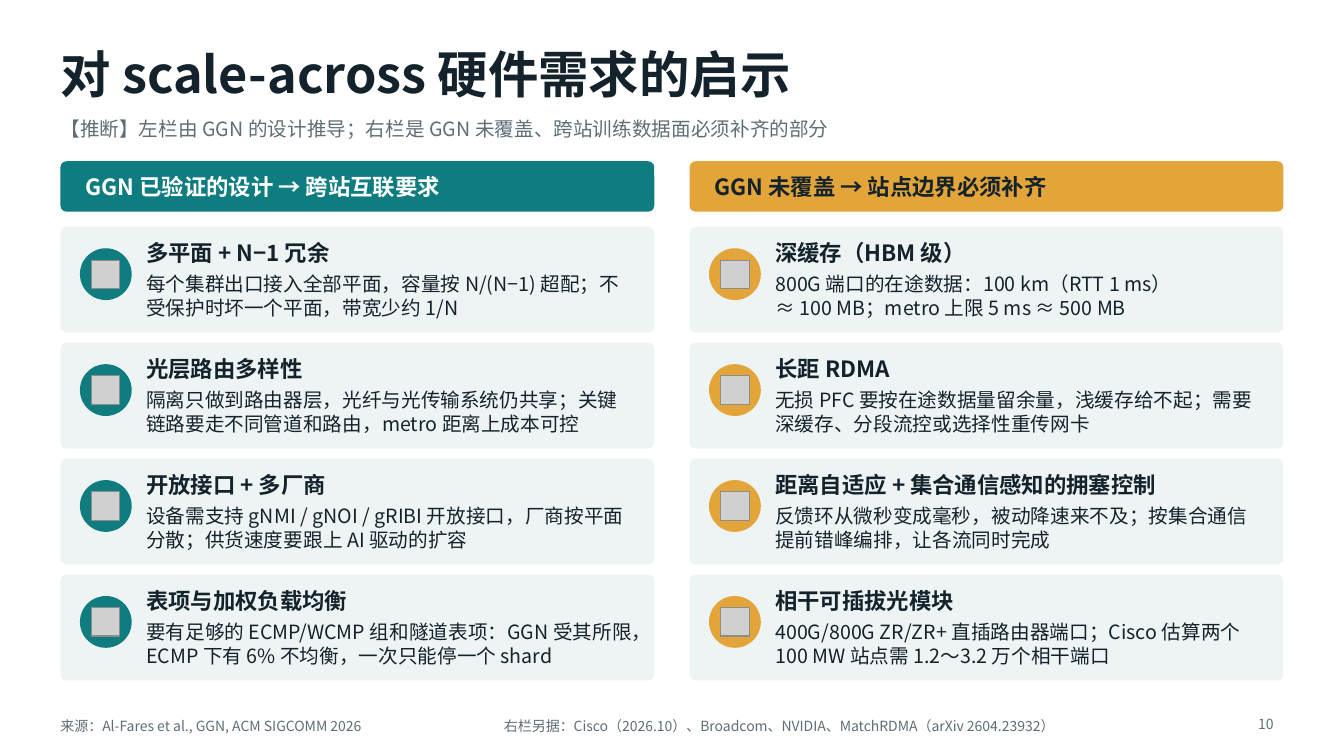
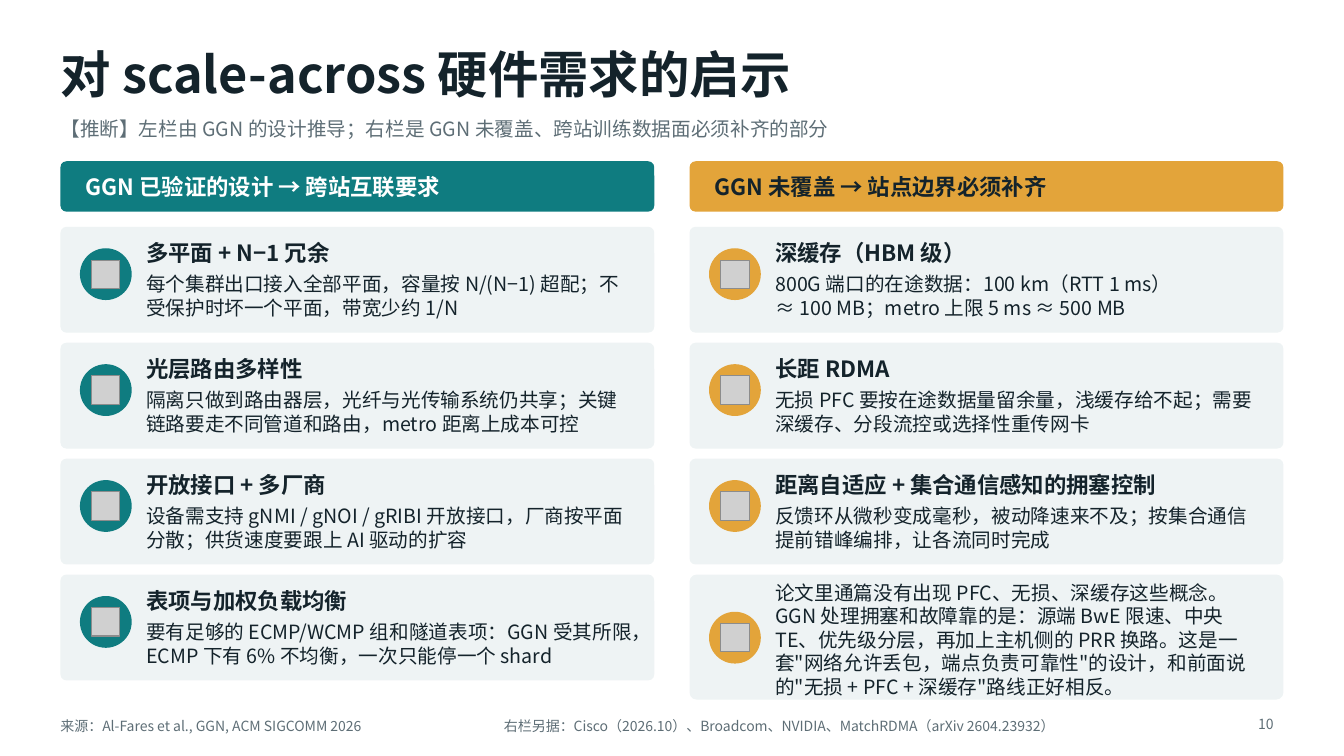
Before and after one commit to LuisXinYe/Transfer-Repo, a slide deck: slide 10 of GGN_解读.pptx. Drawn at 1344x756 pixels with LibreOffice and Linux fonts; fonts in the diff are those of the drawing; grey boxes stand for pictures. Boxes give left, top, right and bottom in pixels: in the first picture for what was removed or moved away, otherwise in the second. Text is boxed around its words. In the diff, an @@ line names an element or a change of style, - is before the commit and + after.

```diff
--- a/GGN_解读.pptx
+++ b/GGN_解读.pptx
@@ rounded rectangle: place and size @@
-rounded rectangle at bbox=[690, 575, 1284, 681]
+rounded rectangle at bbox=[690, 575, 1284, 700]
@@ text at bbox=[775, 583, 1246, 696]: text changed @@
-400G/800G ZR/ZR+ 直插路由器端口；Cisco 估算两个 100 MW 站点需 1.2～3.2 万个相干端口
+论文里通篇没有出现 PFC、无损、深缓存这些概念。GGN 处理拥塞和故障靠的是：源端 BwE 限速、中央 TE、优先级分层，再加上主机侧的 PRR 换路。这是一套"网络允许丢包，端点负责可靠性"的设计，和前面说的"无损 + PFC + 深缓存"路线正好相反。
@@ text removed at bbox=[775, 590, 954, 611] @@
-相干可插拔光模块
@@ ellipse: place and size @@
-ellipse at bbox=[710, 597, 760, 647]
+ellipse at bbox=[710, 613, 760, 663]
@@ picture: place and size @@
-picture at bbox=[721, 608, 749, 636]
+picture at bbox=[721, 624, 749, 652]
```
Also in this commit, not shown: 1 other slide changed.
